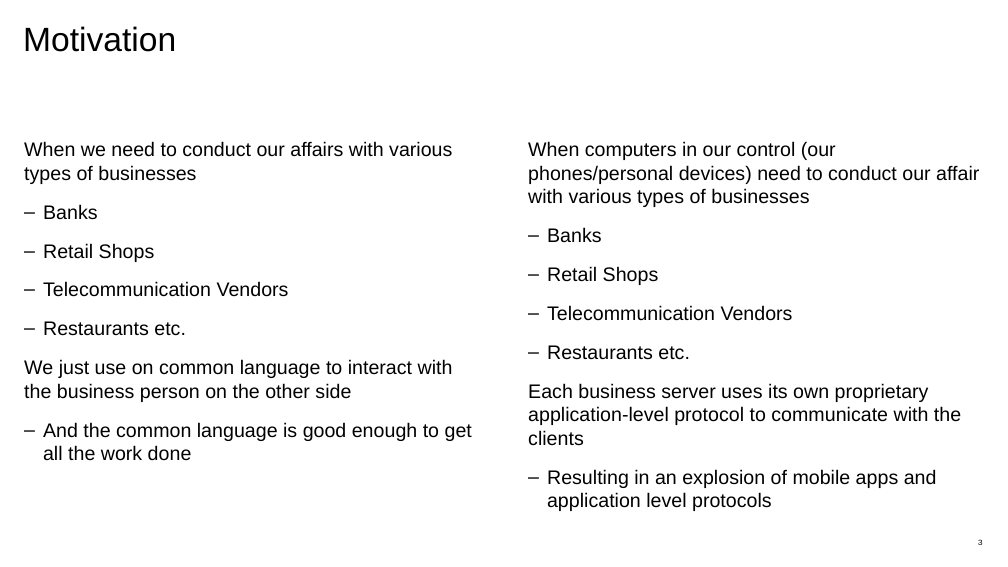
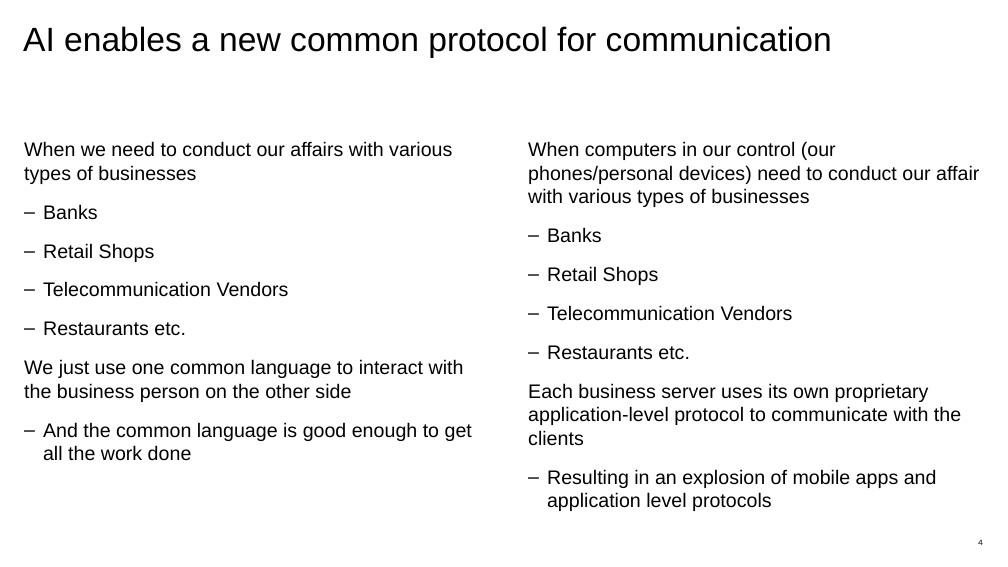
Before and after one commit to nlip-project/documents, a slide deck: slide 4 of working/NLIP_Briefer.pptx (slide 3 before the commit). Drawn at 1008x567 pixels with LibreOffice and Linux fonts; fonts in the diff are those of the drawing. Boxes give left, top, right and bottom in pixels: in the first picture for what was removed or moved away, otherwise in the second. Text is boxed around its words. In the diff, an @@ line names an element or a change of style, - is before the commit and + after.

```diff
--- a/working/NLIP_Briefer.pptx
+++ b/working/NLIP_Briefer.pptx
@@ title at box(23, 26, 832, 58): text changed @@
-Motivation
+AI enables a new common protocol for communication
@@ text at box(24, 359, 464, 402): text changed @@
-We just use on common language to interact with the business person on the other side
+We just use one common language to interact with the business person on the other side
@@ page number at box(978, 539, 983, 545): text changed @@
-3
+4
```
Also in this commit, not shown: 9 other slides changed, 12 slides added.
